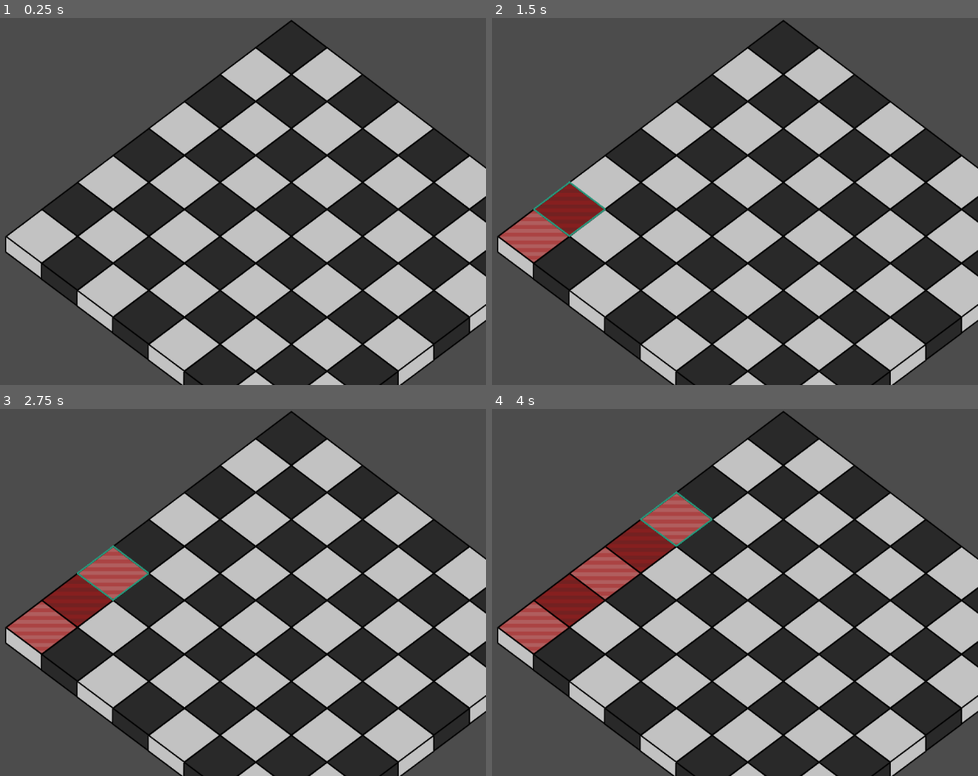
Above: before the commit, frames 1-4 (two rows, left to right).
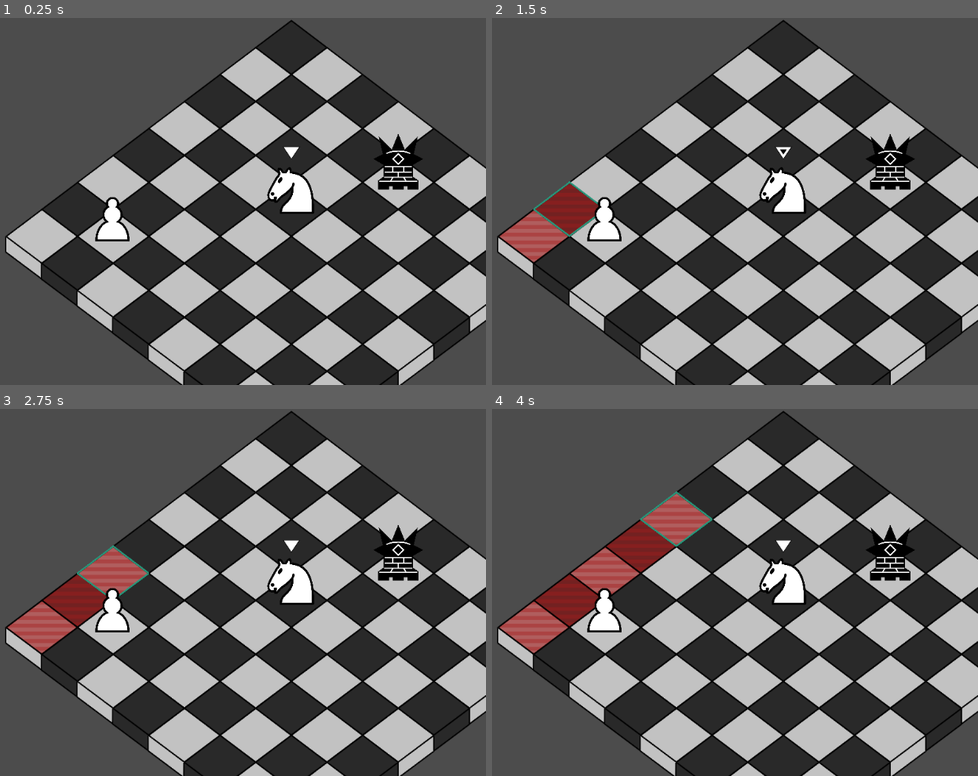
Above: after the commit, the same moments.

Repository: Trainzack/CS4700Final
Game: Godot game, scene res://scenes/Board.tscn
The game is run twice, just before and just after one commit, with the same random seed, the same clock (stepped at 60 frames per second) and the same inputs. The project has no main scene, so this scene is started directly.
Inputs (mouse positions are in pixels of both pictures, inside the frame that each line leads up to):
- Up to frame 1 (0.25 s): no input
- Up to frame 2 (1.5 s): move the mouse to (535, 245) at 0.52 s; click (535, 245) at 0.67 s; move the mouse to (569, 216) at 1.27 s; click (569, 216) at 1.42 s
- Up to frame 3 (2.75 s): move the mouse to (111, 581) at 2.02 s; click (111, 581) at 2.17 s
- Up to frame 4 (4 s): move the mouse to (642, 555) at 2.77 s; click (642, 555) at 2.92 s; move the mouse to (676, 526) at 3.52 s; click (676, 526) at 3.67 s

The runs differ from the first frame. In frame 1, 2.3% of the frame differs, in the area x 19-87%, y 31-61%; in frame 2, 2.3%; in frame 3, 2.3%; in frame 4, 2.3%.

Commit message:
Created Unit base class and a couple of units inheriting from the base class
Look this over and let me know if this is the implementation you want to go with. They different units inherit from the base units.

To create a new unit you must create a new inheriting scene to inherit from Unit.tscn. Then rename the "Unit" node to the name of the chess piece. Then you have to go into its UnitIcon and set its sprite frames. In the sprite sheet, one animation must be called white, and one must be called black.

Diff:
--- a/project.godot
+++ b/project.godot
@@ -13,10 +13,6 @@
 config/name="Chesster Than Light"
 config/icon="res://icon.png"
 
-[display]
-
-window/size/fullscreen=true
-
 [rendering]
 
 environment/default_environment="res://default_env.tres"
--- a/scenes/Board.gd
+++ b/scenes/Board.gd
@@ -1,6 +1,10 @@
 extends Node
 
 var tile_scene = preload("res://scenes/Tile.tscn")
+var pawn_scene = preload("res://scenes/unit_scenes/Pawn.tscn")
+var mann_scene = preload("res://scenes/unit_scenes/Mann.tscn")
+var knight_scene = preload("res://scenes/unit_scenes/Knight.tscn")
+var bishop_scene = preload("res://scenes/unit_scenes/Bishop.tscn")
 
 #offsets used to populate the board. Values come from testing different positions
 var starting_x = 300
@@ -12,6 +16,20 @@
 
 func _ready():
 	create_board()
+	var pawn = pawn_scene.instance()
+	pawn.position = translate_grid_coordinate(1,1)
+	add_child(pawn)
+
+	var mann = mann_scene.instance()
+	mann.position = translate_grid_coordinate(4,6)
+	mann.set_black()
+	add_child(mann)
+
+	var knight = knight_scene.instance()
+	knight.position = translate_grid_coordinate(3,4)
+	knight.set_white()
+	knight.toggle_select()
+	add_child(knight)
 
 #Positions the tiles of the board onto the screen
 #Also fills up the boardArray with tileArrays, creating a 2d array of tiles
--- a/scenes/Tile.tscn
+++ b/scenes/Tile.tscn
@@ -16,7 +16,6 @@
 [ext_resource path="res://art/tiles/TileAttackHighlight5.png" type="Texture" id=14]
 [ext_resource path="res://art/tiles/TileAttackHighlight6.png" type="Texture" id=15]
 [ext_resource path="res://art/tiles/HighlightOutline.png" type="Texture" id=16]
-
 
 [sub_resource type="SpriteFrames" id=1]
 
@@ -51,21 +50,21 @@
 "speed": 5.0
 } ]
 
-[sub_resource type="SpriteFrames" id=4]
+[sub_resource type="SpriteFrames" id=3]
 
 animations = [ {
+"frames": [  ],
+"loop": true,
+"name": "not_hovered",
+"speed": 5.0
+}, {
 "frames": [ ExtResource( 16 ) ],
 "loop": true,
 "name": "hovered",
 "speed": 5.0
-}, {
-"frames": [  ],
-"loop": true,
-"name": "not_hovered",
-"speed": 5.0
 } ]
 
-[sub_resource type="ConvexPolygonShape2D" id=3]
+[sub_resource type="ConvexPolygonShape2D" id=4]
 
 custom_solver_bias = 0.0
 points = PoolVector2Array( -80, -18, 0, -79, 80, -18, 0, 41 )
@@ -100,13 +99,13 @@
 
 position = Vector2( 0, -19 )
 z_index = 10
-frames = SubResource( 4 )
+frames = SubResource( 3 )
 animation = "not_hovered"
 _sections_unfolded = [ "Transform", "Z Index" ]
 
 [node name="CollisionShape2D" type="CollisionShape2D" parent="." index="1"]
 
-shape = SubResource( 3 )
+shape = SubResource( 4 )
 
 [node name="SpawnTimer" type="Timer" parent="." index="2"]
 
--- a/scenes/Unit.gd
+++ /dev/null
@@ -1,27 +0,0 @@
-extends Area2D
-export var health = 0
-
-onready var highlight = get_node("UnitSprite").get_node("Highlight")
-onready var selector_icon = get_node("UnitSprite").get_node("SelectorIcon")
-
-func _ready():
-	toggle_select()
-	pass
-
-func toggle_highlight():
-	if highlight.animation == "highlighted":
-		highlight.animation = "unhighlighted"
-	else:
-		highlight.animation = "highlighted"
-
-func toggle_select():
-	if selector_icon.animation == "selected":
-		selector_icon.animation = "unselected"
-	else:
-		selector_icon.animation = "selected"
-	selector_icon.play()
-
-#func _process(delta):
-#	# Called every frame. Delta is time since last frame.
-#	# Update game logic here.
-#	pass
--- a/scenes/Unit.tscn
+++ /dev/null
@@ -1,97 +0,0 @@
-[gd_scene load_steps=12 format=2]
-
-[ext_resource path="res://scenes/Unit.gd" type="Script" id=1]
-[ext_resource path="res://art/units/HeroKnight.png" type="Texture" id=2]
-[ext_resource path="res://art/units/KnightHighlight.png" type="Texture" id=3]
-[ext_resource path="res://art/units/SelectorIcon4.png" type="Texture" id=4]
-[ext_resource path="res://art/units/SelectorIcon2.png" type="Texture" id=5]
-[ext_resource path="res://art/units/SelectorIcon3.png" type="Texture" id=6]
-[ext_resource path="res://art/units/SelectorIcon.png" type="Texture" id=7]
-
-[sub_resource type="SpriteFrames" id=1]
-
-animations = [ {
-"frames": [ ExtResource( 2 ) ],
-"loop": true,
-"name": "default",
-"speed": 5.0
-} ]
-
-[sub_resource type="SpriteFrames" id=2]
-
-animations = [ {
-"frames": [ ExtResource( 3 ) ],
-"loop": true,
-"name": "highlighted",
-"speed": 5.0
-}, {
-"frames": [  ],
-"loop": true,
-"name": "unhighlighted",
-"speed": 5.0
-} ]
-
-[sub_resource type="SpriteFrames" id=3]
-
-animations = [ {
-"frames": [ ExtResource( 4 ), ExtResource( 5 ), ExtResource( 6 ), ExtResource( 7 ) ],
-"loop": true,
-"name": "selected",
-"speed": 3.0
-}, {
-"frames": [  ],
-"loop": true,
-"name": "unselected",
-"speed": 5.0
-} ]
-
-[sub_resource type="RectangleShape2D" id=4]
-
-custom_solver_bias = 0.0
-extents = Vector2( 34.025, 40.7993 )
-
-[node name="AbstractUnit" type="Area2D"]
-
-position = Vector2( 187.205, 165.604 )
-input_pickable = true
-gravity_vec = Vector2( 0, 1 )
-gravity = 98.0
-linear_damp = 0.1
-angular_damp = 1.0
-audio_bus_override = false
-audio_bus_name = "Master"
-script = ExtResource( 1 )
-__meta__ = {
-"_edit_group_": true
-}
-health = 0
-
-[node name="UnitSprite" type="AnimatedSprite" parent="." index="0"]
-
-z_index = 10
-frames = SubResource( 1 )
-animation = "default"
-_sections_unfolded = [ "Z Index" ]
-
-[node name="Highlight" type="AnimatedSprite" parent="UnitSprite" index="0"]
-
-position = Vector2( 0, 3.15875 )
-z_index = 13
-frames = SubResource( 2 )
-animation = "unhighlighted"
-_sections_unfolded = [ "Z Index" ]
-
-[node name="SelectorIcon" type="AnimatedSprite" parent="UnitSprite" index="1"]
-
-position = Vector2( 0, -75 )
-scale = Vector2( 0.5, 0.5 )
-z_index = 20
-frames = SubResource( 3 )
-animation = "unselected"
-_sections_unfolded = [ "Transform", "Z Index" ]
-
-[node name="CollisionShape2D" type="CollisionShape2D" parent="." index="1"]
-
-position = Vector2( 0, 3.72823 )
-scale = Vector2( 1, 1.08512 )
-shape = SubResource( 4 )
--- /dev/null
+++ b/scenes/unit_scenes/Bishop.tscn
@@ -0,0 +1,29 @@
+[gd_scene load_steps=5 format=2]
+
+[ext_resource path="res://scenes/unit_scenes/Unit.tscn" type="PackedScene" id=1]
+[ext_resource path="res://art/units/Bishop_Light.png" type="Texture" id=2]
+[ext_resource path="res://art/units/Bishop_Dark.png" type="Texture" id=3]
+
+[sub_resource type="SpriteFrames" id=1]
+
+animations = [ {
+"frames": [ ExtResource( 2 ) ],
+"loop": true,
+"name": "white",
+"speed": 5.0
+}, {
+"frames": [ ExtResource( 3 ) ],
+"loop": true,
+"name": "black",
+"speed": 5.0
+} ]
+
+[node name="Bishop" instance=ExtResource( 1 )]
+
+health = 3
+type = "bishop"
+
+[node name="UnitSprite" parent="." index="0"]
+
+frames = SubResource( 1 )
+animation = "white"
--- /dev/null
+++ b/scenes/unit_scenes/Knight.tscn
@@ -0,0 +1,29 @@
+[gd_scene load_steps=5 format=2]
+
+[ext_resource path="res://scenes/unit_scenes/Unit.tscn" type="PackedScene" id=1]
+[ext_resource path="res://art/units/Knight_Light.png" type="Texture" id=2]
+[ext_resource path="res://art/units/Knight_Dark.png" type="Texture" id=3]
+
+[sub_resource type="SpriteFrames" id=1]
+
+animations = [ {
+"frames": [ ExtResource( 2 ) ],
+"loop": true,
+"name": "white",
+"speed": 5.0
+}, {
+"frames": [ ExtResource( 3 ) ],
+"loop": true,
+"name": "black",
+"speed": 5.0
+} ]
+
+[node name="Knight" instance=ExtResource( 1 )]
+
+health = 3
+type = "knight"
+
+[node name="UnitSprite" parent="." index="0"]
+
+frames = SubResource( 1 )
+animation = "white"
--- /dev/null
+++ b/scenes/unit_scenes/Mann.tscn
@@ -0,0 +1,30 @@
+[gd_scene load_steps=5 format=2]
+
+[ext_resource path="res://scenes/unit_scenes/Unit.tscn" type="PackedScene" id=1]
+[ext_resource path="res://art/units/Mann_Light.png" type="Texture" id=2]
+[ext_resource path="res://art/units/Mann_Dark.png" type="Texture" id=3]
+
+[sub_resource type="SpriteFrames" id=1]
+
+animations = [ {
+"frames": [ ExtResource( 2 ) ],
+"loop": true,
+"name": "white",
+"speed": 5.0
+}, {
+"frames": [ ExtResource( 3 ) ],
+"loop": true,
+"name": "black",
+"speed": 5.0
+} ]
+
+[node name="Mann" instance=ExtResource( 1 )]
+
+health = 5
+type = "mann"
+
+[node name="UnitSprite" parent="." index="0"]
+
+scale = Vector2( 0.19, 0.19 )
+frames = SubResource( 1 )
+animation = "white"
--- /dev/null
+++ b/scenes/unit_scenes/Pawn.tscn
@@ -0,0 +1,29 @@
+[gd_scene load_steps=5 format=2]
+
+[ext_resource path="res://scenes/unit_scenes/Unit.tscn" type="PackedScene" id=1]
+[ext_resource path="res://art/units/Pawn_Light.png" type="Texture" id=2]
+[ext_resource path="res://art/units/Pawn_Dark.png" type="Texture" id=3]
+
+[sub_resource type="SpriteFrames" id=1]
+
+animations = [ {
+"frames": [ ExtResource( 2 ) ],
+"loop": true,
+"name": "white",
+"speed": 5.0
+}, {
+"frames": [ ExtResource( 3 ) ],
+"loop": true,
+"name": "black",
+"speed": 5.0
+} ]
+
+[node name="Pawn" instance=ExtResource( 1 )]
+
+health = 2
+type = "pawn"
+
+[node name="UnitSprite" parent="." index="0"]
+
+frames = SubResource( 1 )
+animation = "white"
--- /dev/null
+++ b/scenes/unit_scenes/Rook.tscn
@@ -0,0 +1,30 @@
+[gd_scene load_steps=5 format=2]
+
+[ext_resource path="res://scenes/unit_scenes/Unit.tscn" type="PackedScene" id=1]
+[ext_resource path="res://art/units/Rook_Light.png" type="Texture" id=2]
+[ext_resource path="res://art/units/Rook_Dark.png" type="Texture" id=3]
+
+[sub_resource type="SpriteFrames" id=1]
+
+animations = [ {
+"frames": [ ExtResource( 2 ) ],
+"loop": true,
+"name": "white",
+"speed": 5.0
+}, {
+"frames": [ ExtResource( 3 ) ],
+"loop": true,
+"name": "black",
+"speed": 5.0
+} ]
+
+[node name="Rook" instance=ExtResource( 1 )]
+
+health = 4
+type = "rook"
+
+[node name="UnitSprite" parent="." index="0"]
+
+scale = Vector2( 0.23, 0.23 )
+frames = SubResource( 1 )
+animation = "white"
--- /dev/null
+++ b/scenes/unit_scenes/Unit.gd
@@ -0,0 +1,31 @@
+extends Area2D
+export var health = 0
+var equipmentList = []
+export var type = ""
+
+#onready var highlight = get_node("UnitSprite").get_node("Highlight")
+onready var selector_icon = $SelectorIcon
+
+func _ready():
+	pass
+
+#func toggle_highlight():
+#	if highlight.animation == "highlighted":
+#		highlight.animation = "unhighlighted"
+#	else:
+#		highlight.animation = "highlighted"
+func set_white():
+	$UnitSprite.animation = "white"
+
+func set_black():
+	$UnitSprite.animation = "black"
+
+func toggle_select():
+	if $SelectorIcon.animation == "selected":
+		$SelectorIcon.animation = "unselected"
+	else:
+		$SelectorIcon.animation = "selected"
+	$SelectorIcon.play()
+
+func print_info():
+	print($UnitSprite.animation," ", type, " with health of ", health)
--- /dev/null
+++ b/scenes/unit_scenes/Unit.tscn
@@ -0,0 +1,64 @@
+[gd_scene load_steps=8 format=2]
+
+[ext_resource path="res://scenes/unit_scenes/Unit.gd" type="Script" id=1]
+[ext_resource path="res://art/ui/SelectorIcon2.png" type="Texture" id=2]
+[ext_resource path="res://art/ui/SelectorIcon3.png" type="Texture" id=3]
+[ext_resource path="res://art/ui/SelectorIcon4.png" type="Texture" id=4]
+[ext_resource path="res://art/ui/SelectorIcon.png" type="Texture" id=5]
+
+[sub_resource type="SpriteFrames" id=3]
+
+animations = [ {
+"frames": [ ExtResource( 2 ), ExtResource( 3 ), ExtResource( 4 ), ExtResource( 5 ) ],
+"loop": true,
+"name": "selected",
+"speed": 2.5
+}, {
+"frames": [  ],
+"loop": true,
+"name": "unselected",
+"speed": 5.0
+} ]
+
+[sub_resource type="RectangleShape2D" id=2]
+
+custom_solver_bias = 0.0
+extents = Vector2( 10, 10 )
+
+[node name="Unit" type="Area2D" index="0"]
+
+scale = Vector2( 0.5, 0.5 )
+input_pickable = true
+gravity_vec = Vector2( 0, 1 )
+gravity = 98.0
+linear_damp = 0.1
+angular_damp = 1.0
+audio_bus_override = false
+audio_bus_name = "Master"
+script = ExtResource( 1 )
+_sections_unfolded = [ "Transform" ]
+health = 0
+type = ""
+
+[node name="UnitSprite" type="AnimatedSprite" parent="." index="0"]
+
+position = Vector2( 0, -90 )
+scale = Vector2( 0.2, 0.2 )
+z_index = 20
+animation = "default"
+_sections_unfolded = [ "Transform", "Z Index" ]
+
+[node name="SelectorIcon" type="AnimatedSprite" parent="." index="1"]
+
+position = Vector2( 0, -210 )
+scale = Vector2( 0.7, 0.7 )
+z_index = 25
+frames = SubResource( 3 )
+animation = "unselected"
+_sections_unfolded = [ "Transform", "Z Index" ]
+
+[node name="CollisionShape2D" type="CollisionShape2D" parent="." index="2"]
+
+position = Vector2( 0, -90 )
+shape = SubResource( 2 )
+_sections_unfolded = [ "Transform" ]
